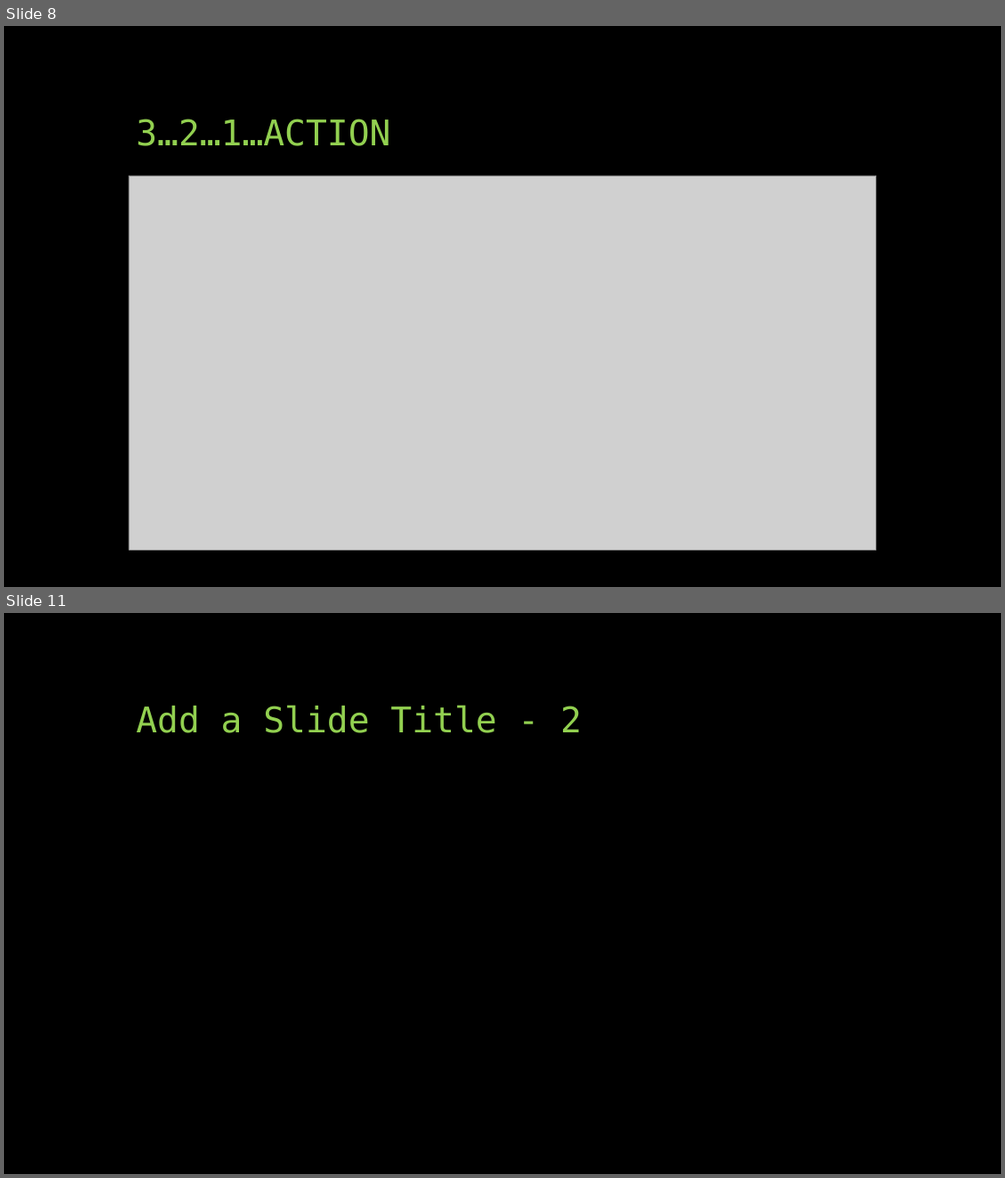
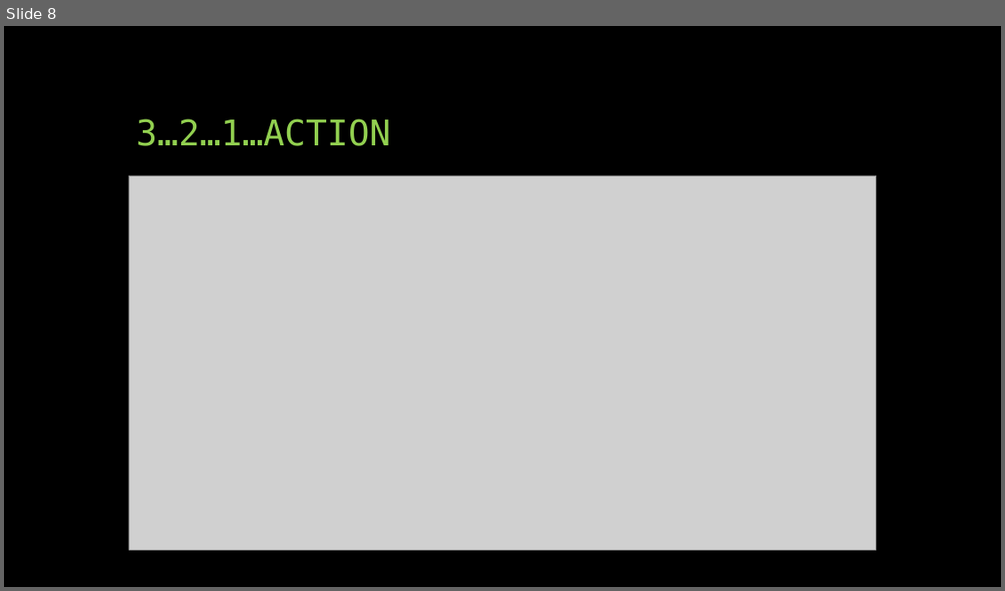
Before and after one commit to jcutrono/leanledger, a slide deck: Unmasking Blockchain.pptx. Shown one above the other, each under a label of ours: slides 8 and 11 before the commit, slide 8 after it; the slides between them are not shown. The pictures are 1005x1178 and 1005x591 pixels, drawn with LibreOffice and Linux fonts; fonts in the diff are those of the drawing; grey boxes stand for pictures. Boxes give left, top, right and bottom in pixels: in the first picture for what was removed or moved away, otherwise in the second. Text is boxed around its words. In the diff, an @@ line names an element or a change of style, - is before the commit and + after.

```diff
--- a/Unmasking Blockchain.pptx
+++ b/Unmasking Blockchain.pptx
@@ slide 11 removed at (4, 613, 1001, 1174), background #000000 @@
@@ title removed at (136, 705, 582, 733) @@
-Add a Slide Title - 2
```
Also in this commit, not shown: 1 slide changed, 8 slides added, 5 other slides removed, 1 other file.
